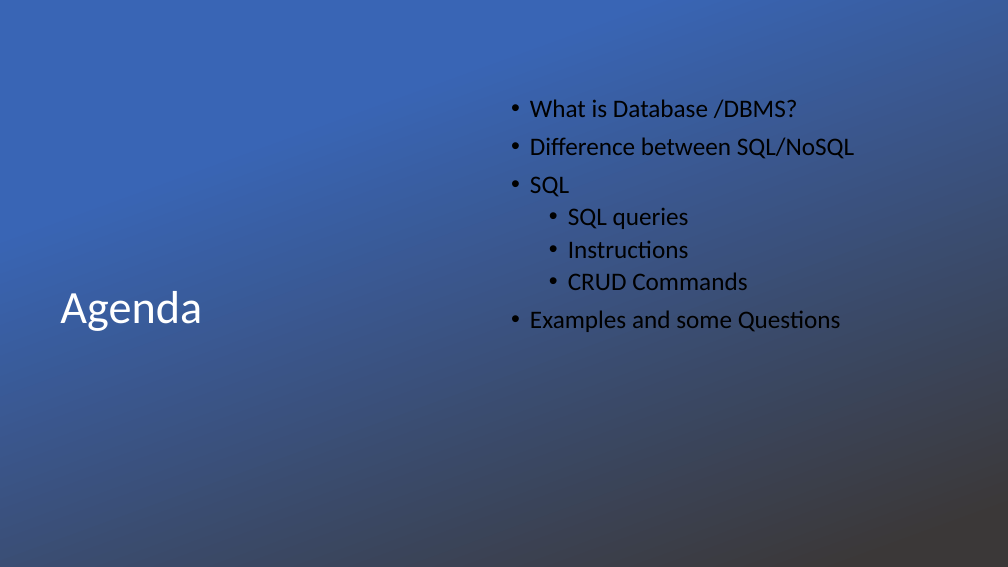
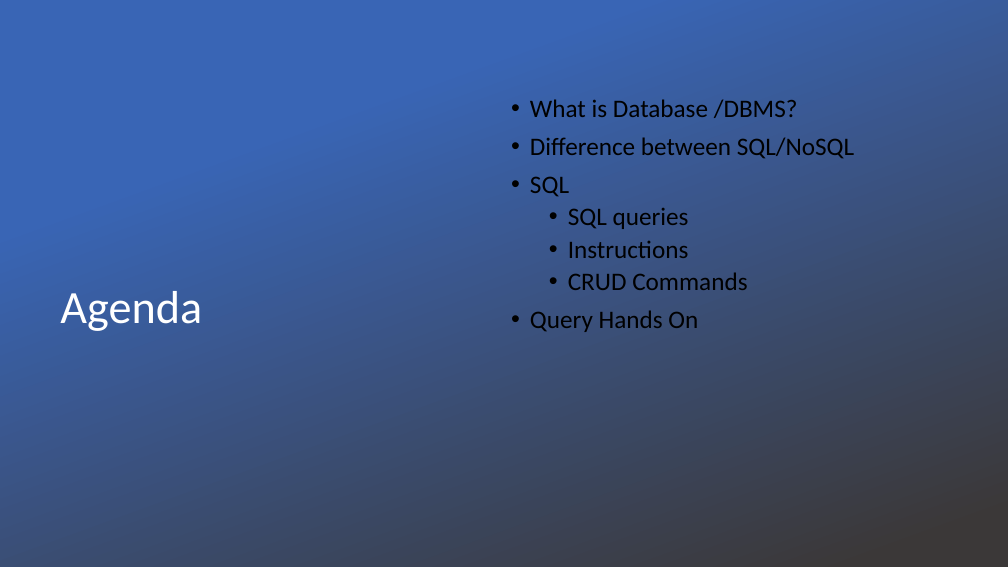
Before and after one commit to vvthakral/data-science-bootcamp, a slide deck: slide 2 of week-2-sql/sql.pptx. Drawn at 1008x567 pixels with LibreOffice and Linux fonts; fonts in the diff are those of the drawing; background and template pictures are left out. Boxes give left, top, right and bottom in pixels: in the first picture for what was removed or moved away, otherwise in the second. Text is boxed around its words. In the diff, an @@ line names an element or a change of style, - is before the commit and + after.

```diff
--- a/week-2-sql/sql.pptx
+++ b/week-2-sql/sql.pptx
@@ text at (530, 310, 698, 332): text changed @@
-• Examples and some Questions
+• Query Hands On
```
Also in this commit, not shown: 10 other slides changed, 1 slide removed.
